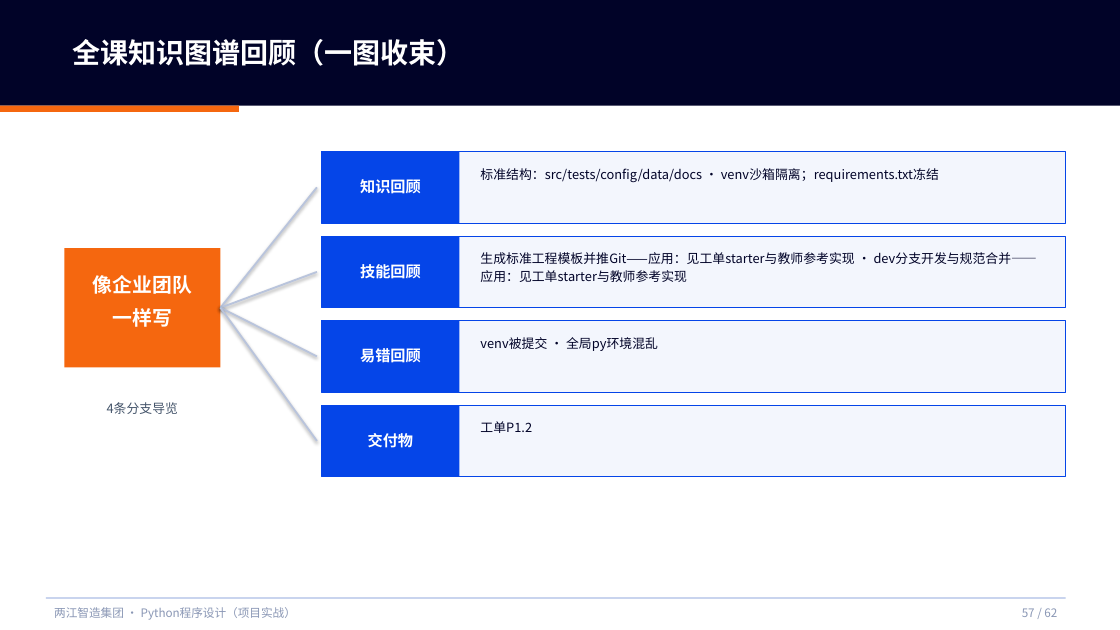
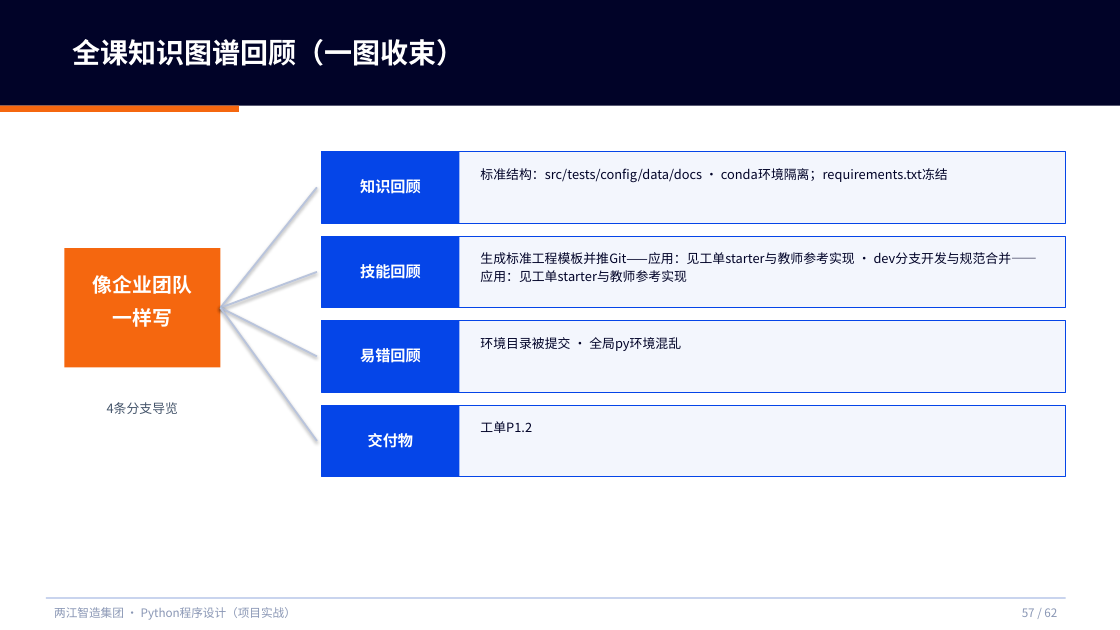
Before and after one commit to tianqiongenze/ai-course-teaching-resources, a slide deck: slide 57 of 03-Python程序设计-项目实战/V2授课PPT/W02-第3次课-像企业团队一样写代码.pptx. Drawn at 1120x630 pixels with LibreOffice and Linux fonts; fonts in the diff are those of the drawing. Boxes give left, top, right and bottom in pixels: in the first picture for what was removed or moved away, otherwise in the second. Text is boxed around its words. In the diff, an @@ line names an element or a change of style, - is before the commit and + after.

Commit message:
fix(sync88): venv源头清除 + 课标封面对齐 + 两门课全面审查
- 课标封面: 36pt→30pt、信息行→黑体18pt、课程名更正、删编制依据行、段前距72pt(23处)
- venv源头定位: 03源包LS3.3教学方案v3.0(57处)未同步Anaconda改造，共119处
- 修复: 40条规则统一conda表述，已写入46处(03源包+目标目录)
- 核查: VS Code 0处、工具链正确、PPT封面周次/次课0异常
- 九维度审查: 严重0/重要0/提示0
- 待完成: 2文件被WPS占用(授课计划表9处、教学方案57处)，已启动8h兜底重试
- 工具: _docx_work/sync88/

```diff
--- a/03-Python程序设计-项目实战/V2授课PPT/W02-第3次课-像企业团队一样写代码.pptx
+++ b/03-Python程序设计-项目实战/V2授课PPT/W02-第3次课-像企业团队一样写代码.pptx
@@ text at (480, 168, 948, 183): text changed @@
-标准结构：src/tests/config/data/docs · venv沙箱隔离；requirements.txt冻结
+标准结构：src/tests/config/data/docs · conda环境隔离；requirements.txt冻结
@@ text at (480, 337, 681, 351): text changed @@
-venv被提交 · 全局py环境混乱
+环境目录被提交 · 全局py环境混乱
```
Also in this commit, not shown: 14 other slides changed, 14 other files.
